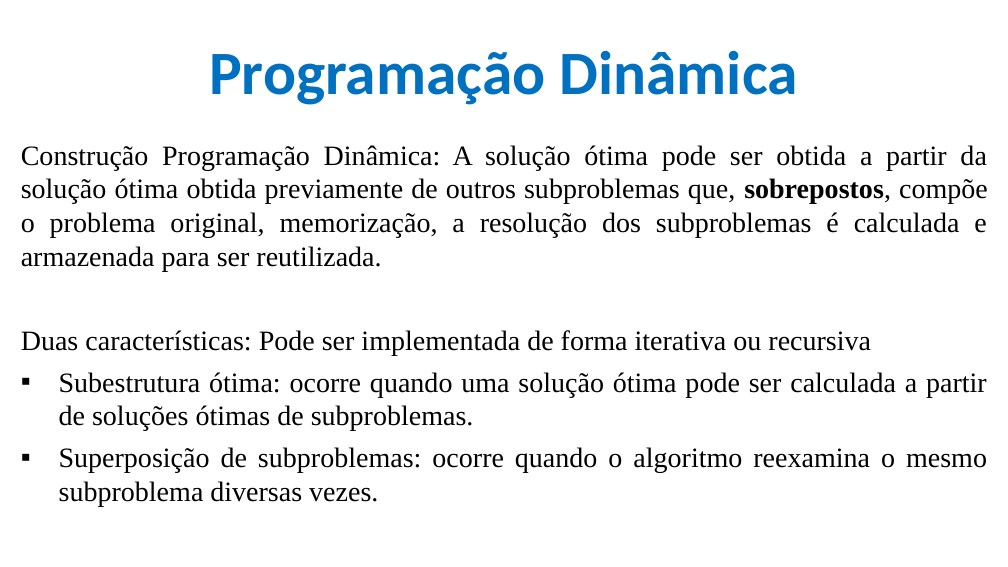
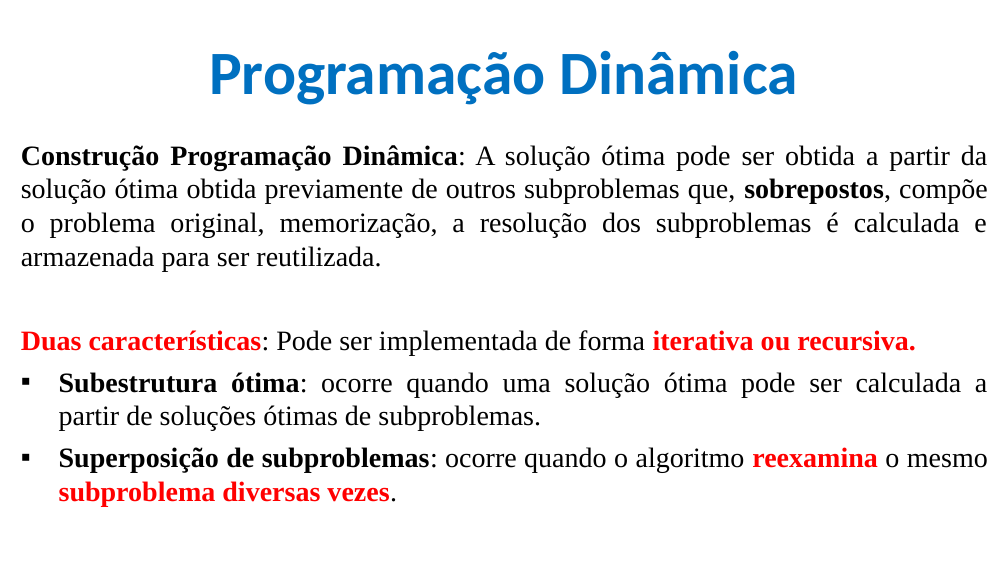
Before and after one commit to CloudEducationBrazil/WydenAlgoritmosEComplexidade, a slide deck: slide 7 of 01 Classes/Aula 09 - Algoritmos e Complexidade - Programação Dinâmica.pptx. Drawn at 1008x567 pixels with LibreOffice and Linux fonts; fonts in the diff are those of the drawing; background and template pictures are left out. Boxes give left, top, right and bottom in pixels: in the first picture for what was removed or moved away, otherwise in the second. Text is boxed around its words. In the diff, an @@ line names an element or a change of style, - is before the commit and + after.

```diff
--- a/01 Classes/Aula 09 - Algoritmos e Complexidade - Programação Dinâmica.pptx
+++ b/01 Classes/Aula 09 - Algoritmos e Complexidade - Programação Dinâmica.pptx
@@ text at <box>21,145,988,507</box>: bold on in "Construção Programação Dinâmica:", "Subestrutura ótima:", "Superposição de subproblemas: reexamina subproblema diversas ..."; text colour #000000 to #FF0000 in "reexamina subproblema diversas vezes." @@
@@ text at <box>21,330,916,355</box>: text changed; text colour #000000 to #FF0000; bold on @@
-Duas características: Pode ser implementada de forma iterativa ou recursiva
+Duas características: Pode ser implementada de forma iterativa ou recursiva.
```
Also in this commit, not shown: 7 other slides changed, 3 other files.
